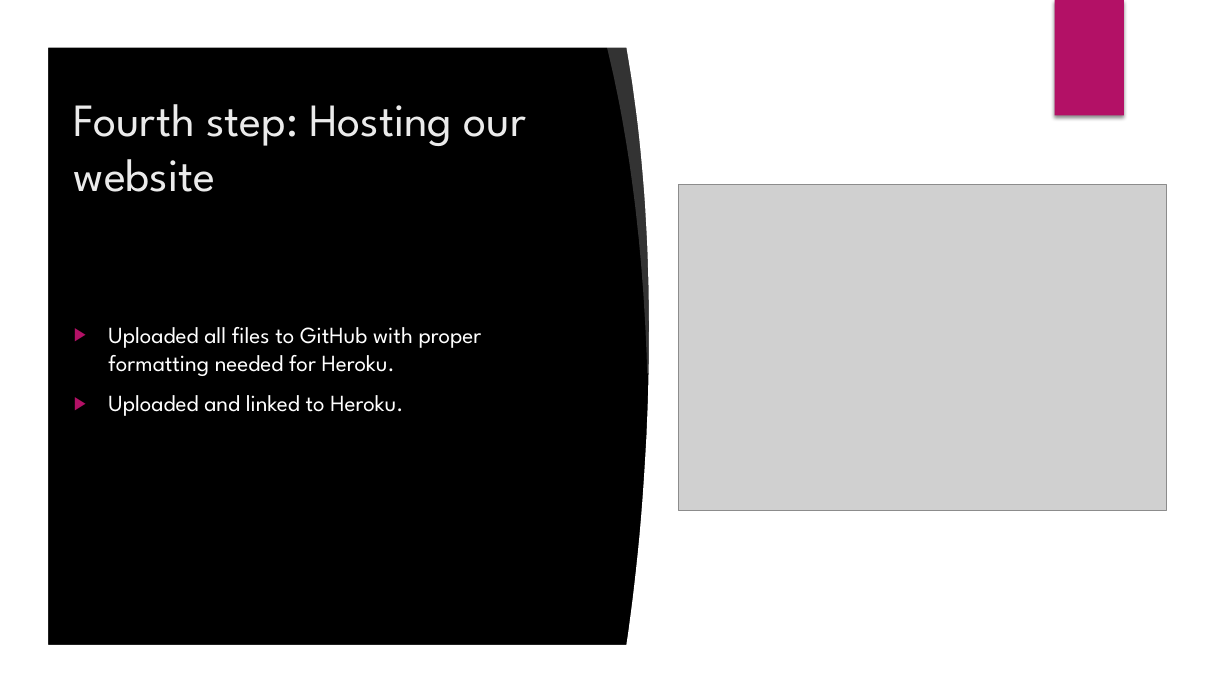
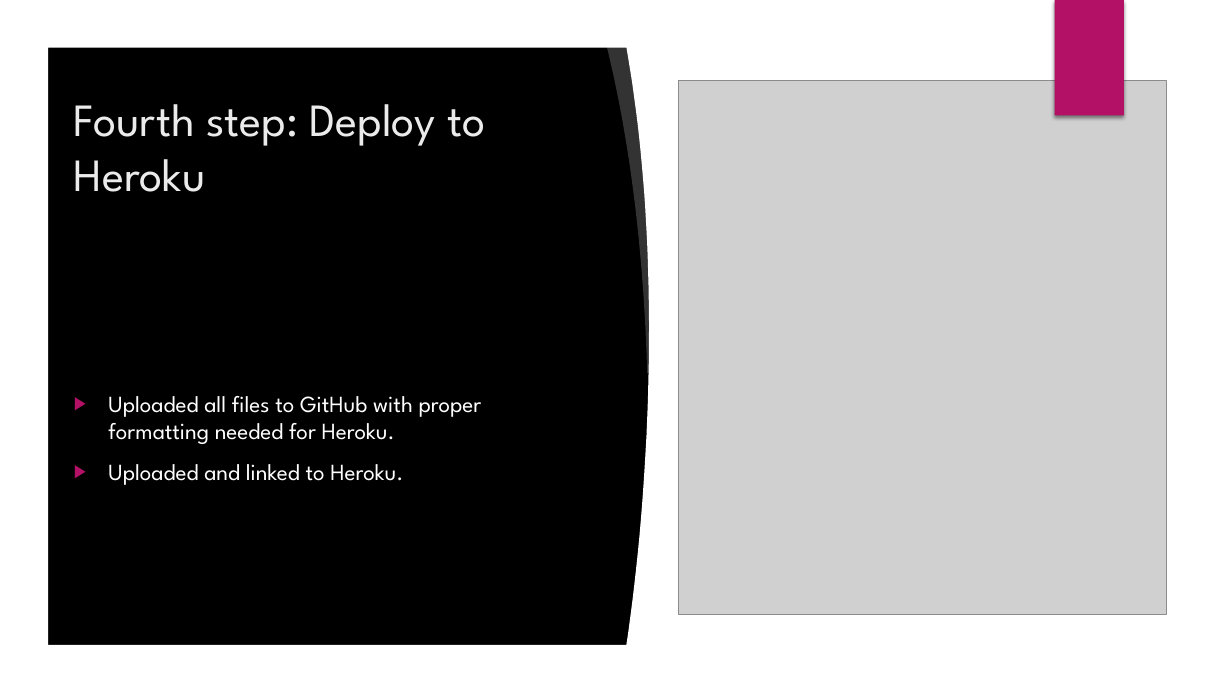
Before and after one commit to ariadne27/3M_Group_Project, a slide deck: slide 10 of Wine App.pptx (slide 8 before the commit). Drawn at 1232x693 pixels with LibreOffice and Linux fonts; fonts in the diff are those of the drawing; grey boxes stand for pictures; background and template pictures are left out. Boxes give left, top, right and bottom in pixels: in the first picture for what was removed or moved away, otherwise in the second. Text is boxed around its words. In the diff, an @@ line names an element or a change of style, - is before the commit and + after.

```diff
--- a/Wine App.pptx
+++ b/Wine App.pptx
@@ picture: place and size @@
-picture at [678,185,1166,510]
+picture at [678,80,1166,616]
@@ title at [74,104,485,192]: text changed @@
-Fourth step: Hosting our website
+Fourth step: Deploy to Heroku
@@ ellipse removed at [870,169,1154,454] @@
@@ text "Uploaded all files to GitHub ...": place and size @@
-text "Uploaded all files to GitHub ..." at [108,327,482,416]
+text "Uploaded all files to GitHub ..." at [108,396,482,485]
```
Also in this commit, not shown: 1 other slide changed, 4 slides added, 4 other files.
